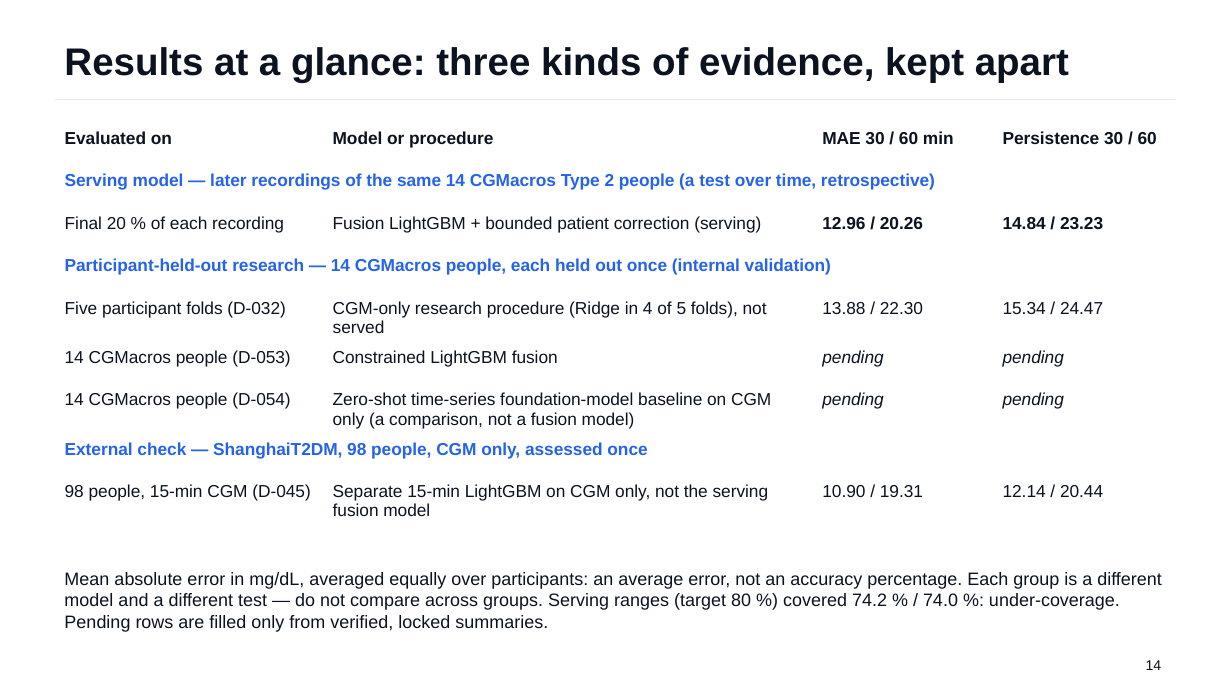
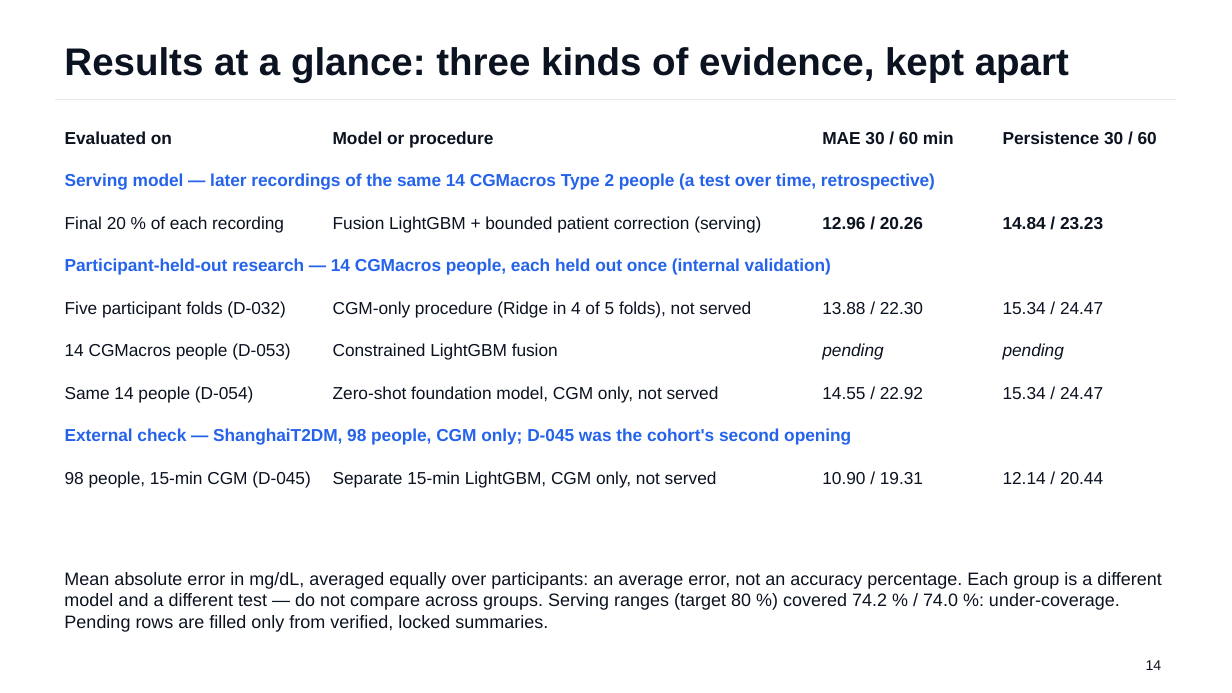
Before and after one commit to Avi36005/DigitalTwin-Challenge-Kryptonite, a slide deck: slide 14 of docs/submission/GlucoTwin_Presentation.pptx. Drawn at 1232x693 pixels with LibreOffice and Linux fonts; fonts in the diff are those of the drawing. Boxes give left, top, right and bottom in pixels: in the first picture for what was removed or moved away, otherwise in the second. Text is boxed around its words. In the diff, an @@ line names an element or a change of style, - is before the commit and + after.

Commit message:
submission: deck reads D-054 from its saved summary; Shanghai rows name the cohort's second opening; D-053 stays pending

```diff
--- a/docs/submission/GlucoTwin_Presentation.pptx
+++ b/docs/submission/GlucoTwin_Presentation.pptx
@@ table at (x1=55, y1=125, x2=1174, y2=507) @@
-row 5, column 2: CGM-only research procedure (Ridge in 4 of 5 folds), not served
+row 5, column 2: CGM-only procedure (Ridge in 4 of 5 folds), not served
-row 7: 14 CGMacros people (D-054) | Zero-shot time-series foundation-model baseline on CGM only (a comparison, not a fusion model) | pending | pending
+row 7: Same 14 people (D-054) | Zero-shot foundation model, CGM only, not served | 14.55 / 22.92 | 15.34 / 24.47
-row 8, column 1: External check — ShanghaiT2DM, 98 people, CGM only, assessed once
+row 8, column 1: External check — ShanghaiT2DM, 98 people, CGM only; D-045 was the cohort's second opening
-row 9, column 2: Separate 15-min LightGBM on CGM only, not the serving fusion model
+row 9, column 2: Separate 15-min LightGBM, CGM only, not served
```
Also in this commit, not shown: 6 other slides changed, 1 slide added, 3 other files.
